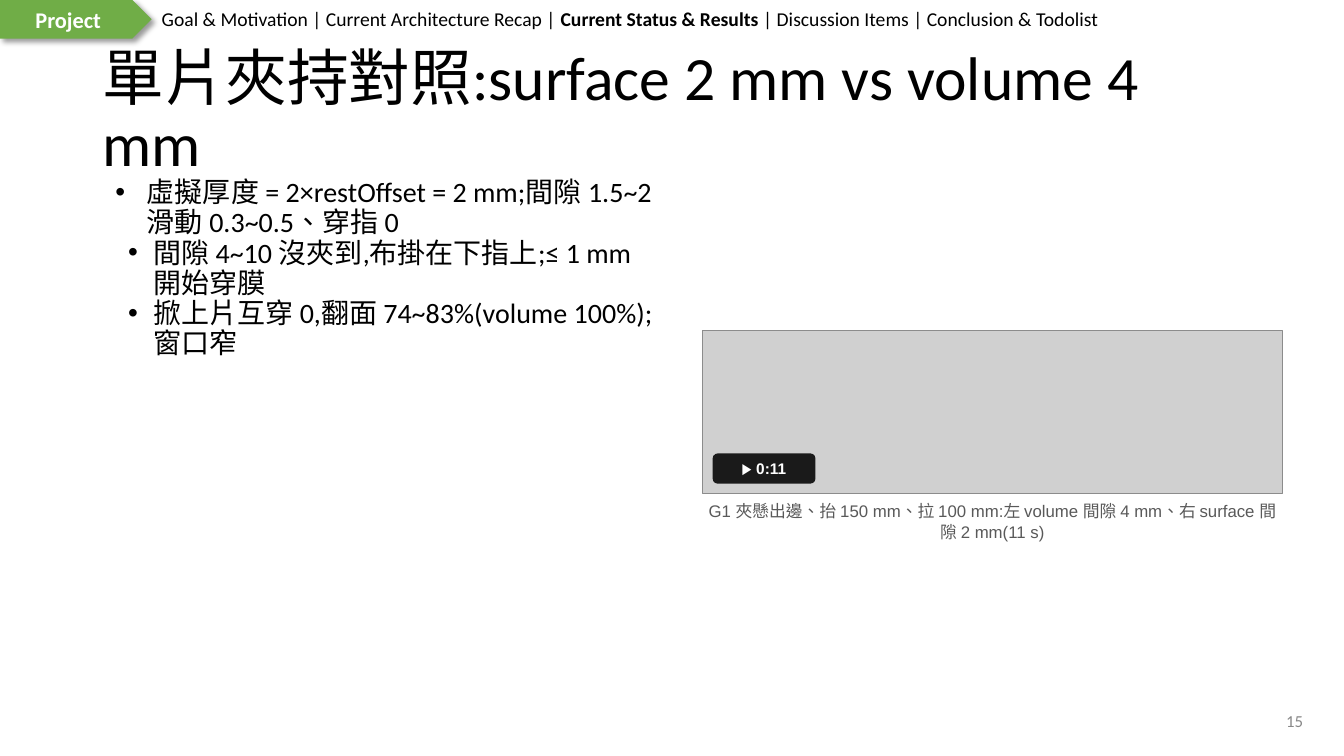
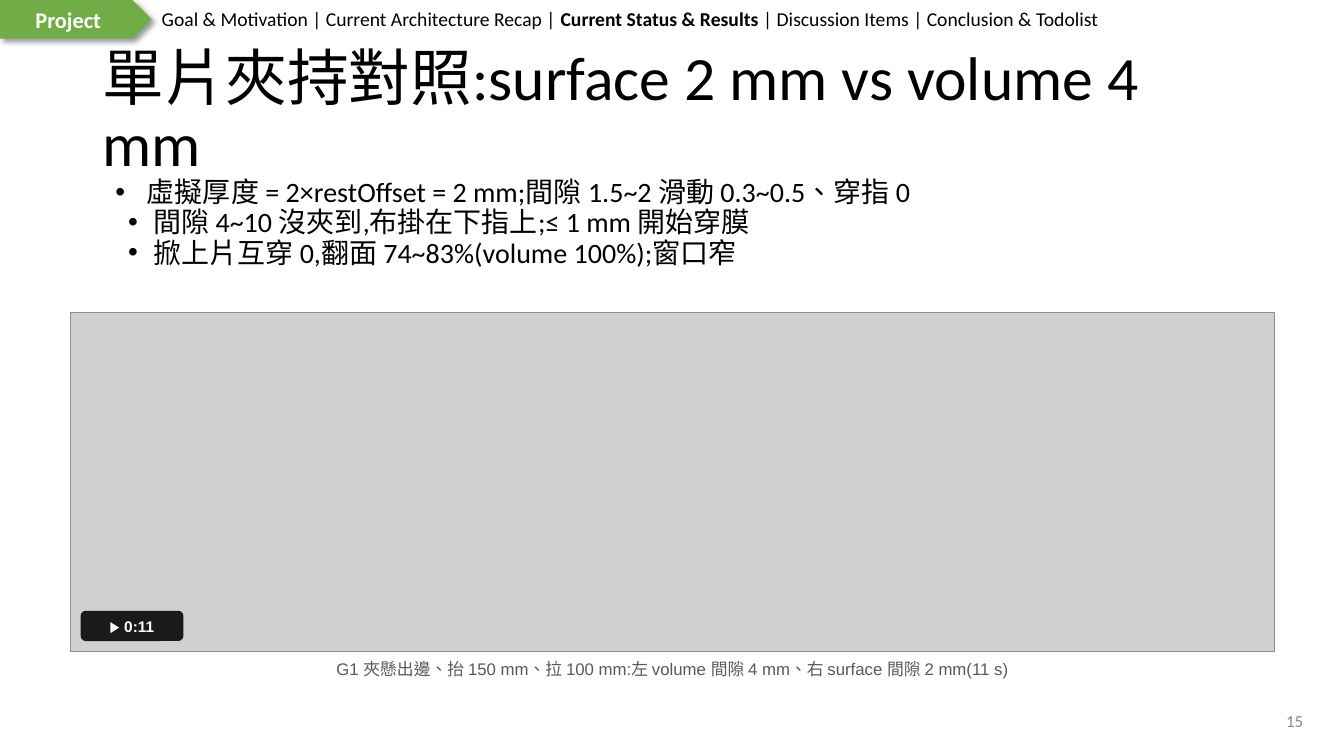
Before and after one commit to wyattsheu/sim-forge, a slide deck: slide 15 of sims/fr3_bubblewrap_pack_20261007/deck/2026-10-07-Report.pptx. Drawn at 1344x756 pixels with LibreOffice and Linux fonts; fonts in the diff are those of the drawing; grey boxes stand for pictures. Boxes give left, top, right and bottom in pixels: in the first picture for what was removed or moved away, otherwise in the second. Text is boxed around its words. In the diff, an @@ line names an element or a change of style, - is before the commit and + after.

Commit message:
deck: full-width side-by-side grip/peel clips (slides 15, 18)

```diff
--- a/sims/fr3_bubblewrap_pack_20261007/deck/2026-10-07-Report.pptx
+++ b/sims/fr3_bubblewrap_pack_20261007/deck/2026-10-07-Report.pptx
@@ text "虛擬厚度 = 2×restOffset = 2 ..." at <box>147,178,910,267</box>: alignment left to justified @@
@@ picture: place and size @@
-picture at <box>703,331,1282,494</box>
+picture at <box>71,313,1274,651</box>
@@ rounded rectangle "▶ 0:11": place and size @@
-rounded rectangle "▶ 0:11" at <box>713,454,816,484</box>
+rounded rectangle "▶ 0:11" at <box>81,611,184,641</box>
@@ text "G1 夾懸出邊、抬 150 mm、拉 100 ..." rewrapped from <box>709,503,1276,542</box> to <box>336,661,1008,679</box> @@
```
Also in this commit, not shown: 1 other slide changed, 1 other file.
